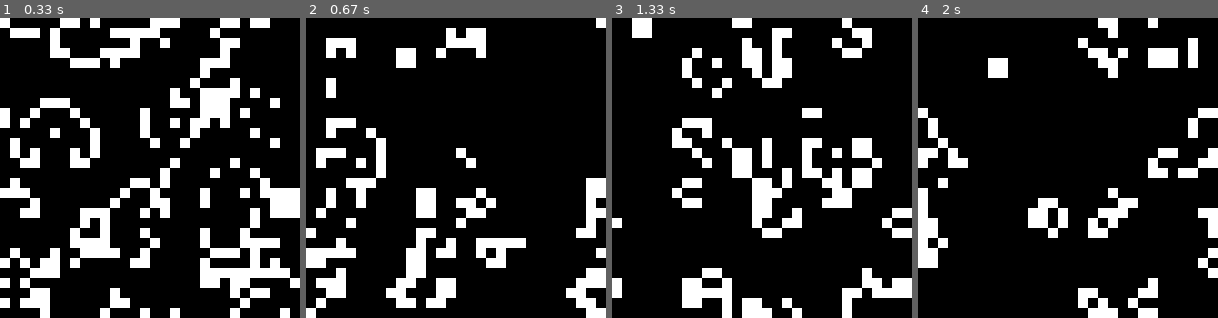
Above: before the commit, frames 1-4 (left to right).
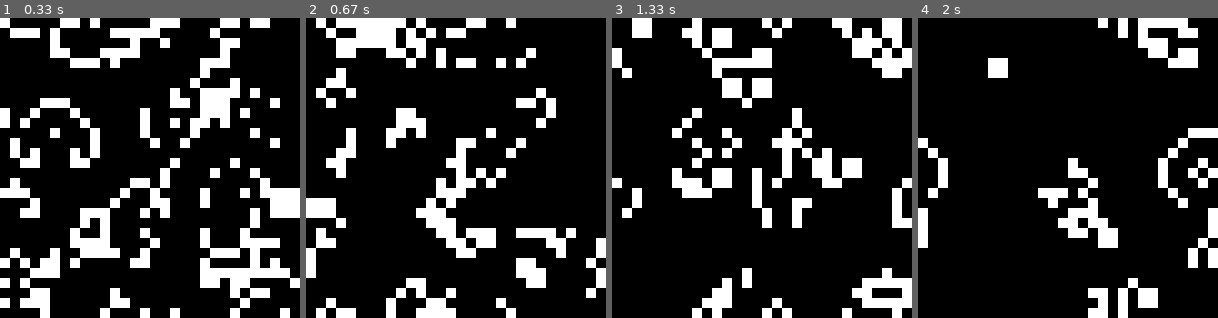
Above: after the commit, the same moments.

Repository: brylka/python_2024_11_23_34
Game: pygame game, started from niedziela_2024_12_15/3_gameoflife.py
The game is run twice, just before and just after one commit, with the same random seed, the same clock (stepped at 60 frames per second) and the same inputs.
Inputs:
- Up to frame 1 (0.33 s): no input
- Up to frame 2 (0.67 s): tap - at 0.33 s
- Up to frame 3 (1.33 s): hold 0 0.67-1.13 s
- Up to frame 4 (2 s): no input

Frame 1 is identical in both runs. In frame 2, 26% of the frame differs, in the area x 0-100%, y 0-100%; in frame 3, 23%; in frame 4, 14%.

Commit message:
niedziela 15.12.2024

Diff:
--- a/niedziela_2024_12_15/3_gameoflife.py
+++ b/niedziela_2024_12_15/3_gameoflife.py
@@ -7,6 +7,8 @@
         self.width = width
         self.height = height
         self.cell_size = cell_size
+        self.color = (255,255,255)
+        self.speed = 1/60
         self.grid = [[random.randint(0,1) for x in range(self.width)] for y in range(self.height)]
         pygame.init()
         self.screen = pygame.display.set_mode((self.width*cell_size, self.height*cell_size))
@@ -40,18 +42,18 @@
         self.grid = new_grid
 
     def display(self):
-        for y in self.grid:
-            for x in y:
-                if x == 0:
-                    print('`', end=" ")
-                else:
-                    print('*', end=" ")
-            print()
+        # for y in self.grid:
+        #     for x in y:
+        #         if x == 0:
+        #             print('`', end=" ")
+        #         else:
+        #             print('*', end=" ")
+        #     print()
 
         for y in range(self.height):
             for x in range(self.width):
                 if self.grid[y][x] == 1:
-                    pygame.draw.rect(self.screen, (255, 255, 255), (x * self.cell_size, y * self.cell_size, self.cell_size, self.cell_size))
+                    pygame.draw.rect(self.screen, self.color, (x * self.cell_size, y * self.cell_size, self.cell_size, self.cell_size))
                 else:
                     pygame.draw.rect(self.screen, (0,0,0), (x * self.cell_size, y * self.cell_size, self.cell_size, self.cell_size))
         pygame.display.flip()
@@ -67,10 +69,17 @@
                 elif event.type == pygame.KEYDOWN:
                     if event.key == pygame.K_s:
                         stop = not stop
+                    elif event.key == pygame.K_r:
+                        self.color = (255,0,0)
+                    elif event.key == pygame.K_MINUS:
+                        self.speed += 1/60
+                    elif event.key == pygame.K_0 and self.speed >= 1/60:
+                        self.speed -= 1/60
+
             if stop == False:
                 game.display()
                 game.update()
-            sleep(1/60)
+            sleep(self.speed)
 
 
 game = GameOfLife()
